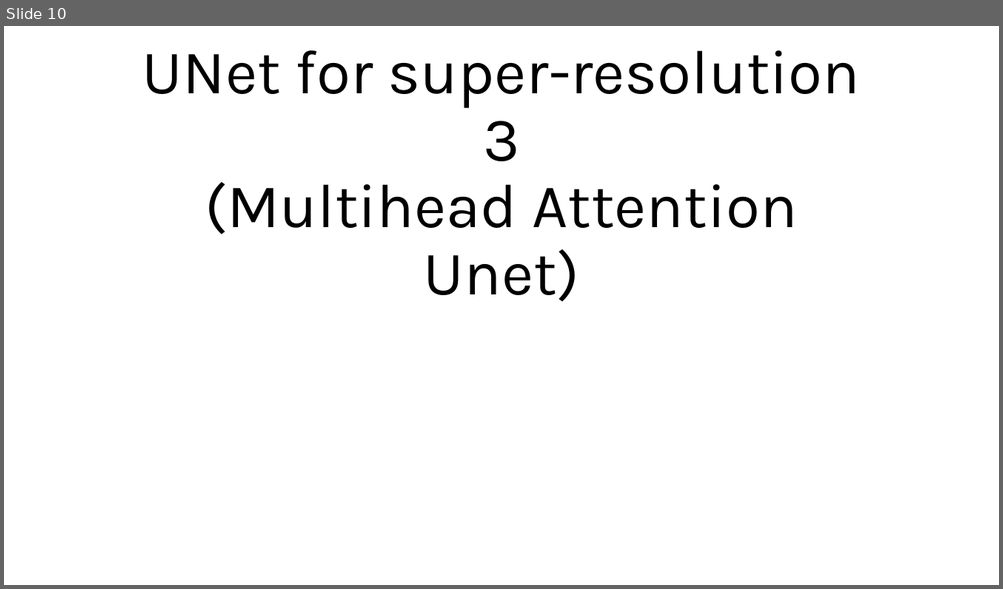
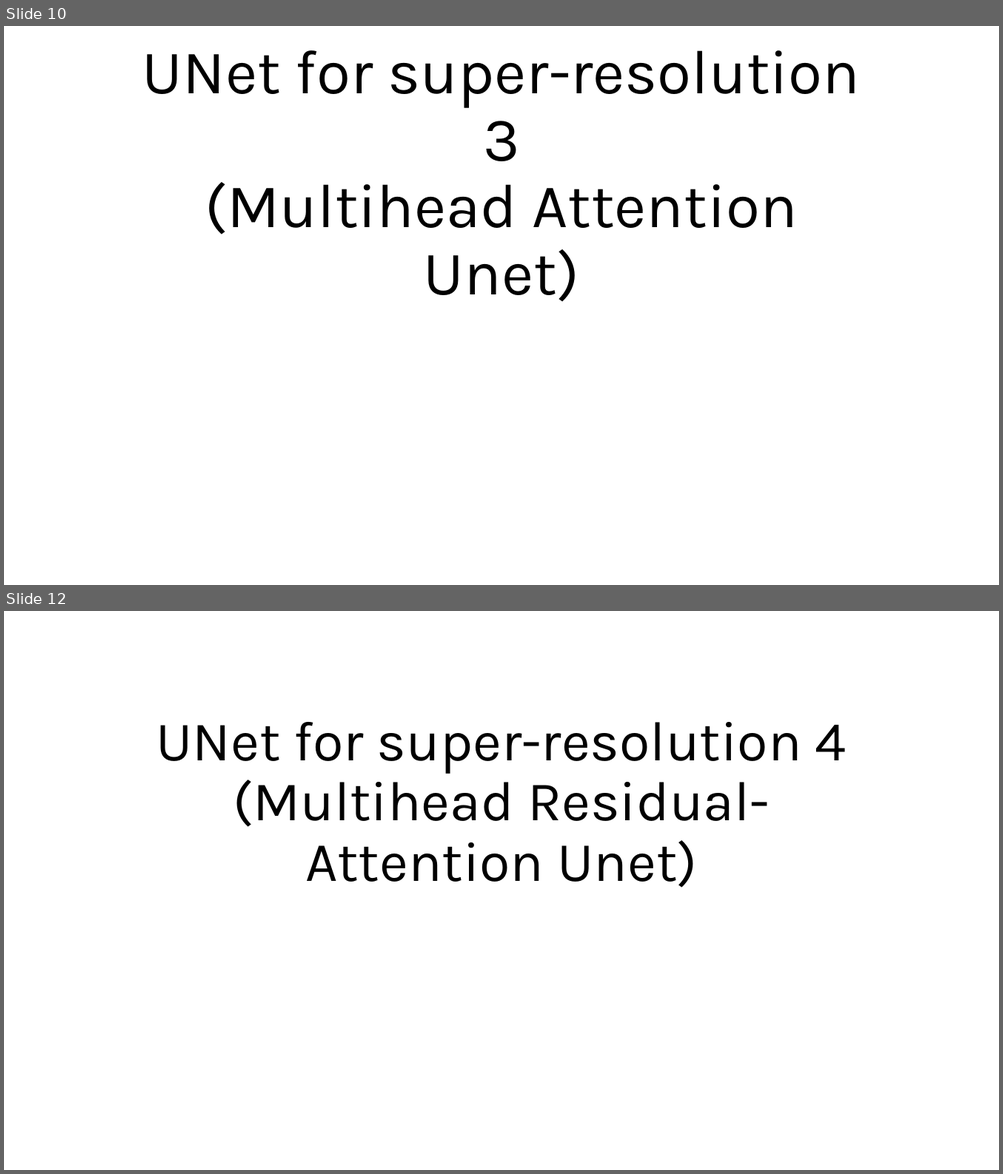
Before and after one commit to AdrianoEttari/pansharpening, a slide deck: models_representation.pptx. Shown one above the other, each under a label of ours: slide 10 before the commit, slides 10 and 12 after it; the slides between them are not shown. The pictures are 1003x589 and 1003x1174 pixels, drawn with LibreOffice and Linux fonts; fonts in the diff are those of the drawing. Boxes give left, top, right and bottom in pixels: in the first picture for what was removed or moved away, otherwise in the second. Text is boxed around its words. In the diff, an @@ line names an element or a change of style, - is before the commit and + after.

Commit message:
multihead debugged

```diff
--- a/models_representation.pptx
+++ b/models_representation.pptx
@@ slide 12 added at box(4, 611, 999, 1170), background #FFFFFF @@
@@ title added at box(156, 722, 846, 888), 54 pt, text #000000 @@
+UNet for super-resolution 4
+(Multihead Residual-Attention Unet)
```
Also in this commit, not shown: 2 slides changed, 1 other slide added, 3 other files.
